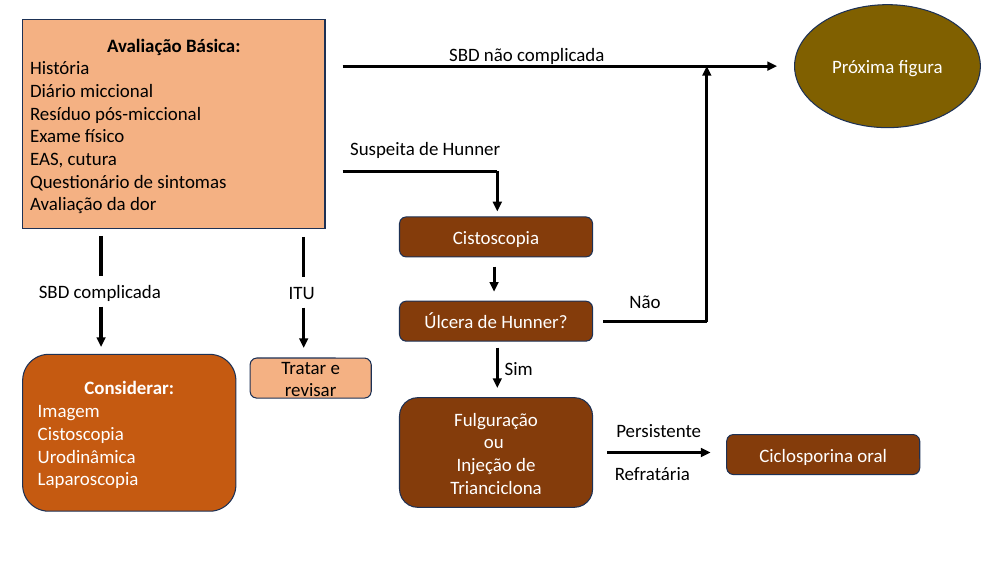
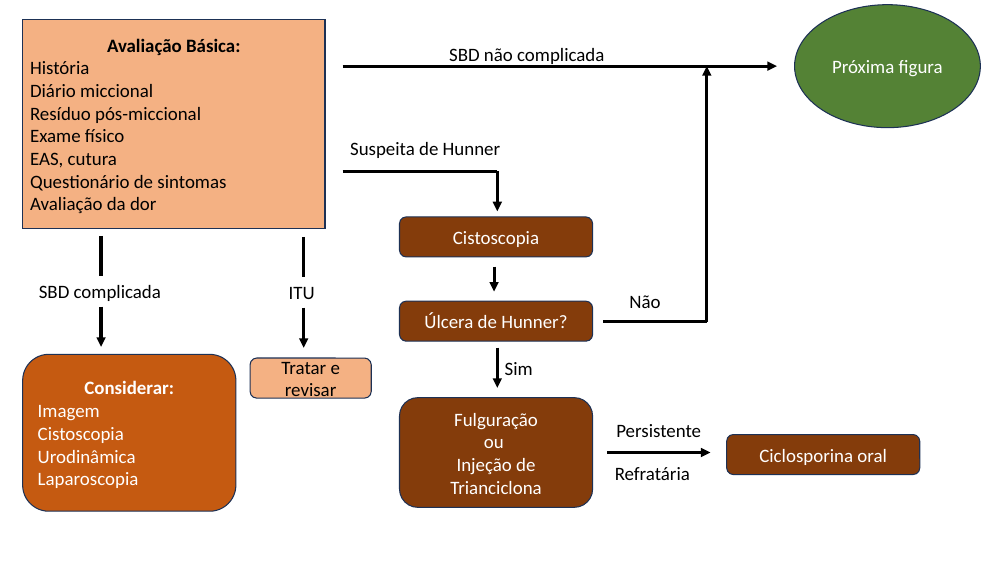
Before and after one commit to rsouzaj/uroginecologia, a slide deck: slide 1 of Figuras/SBD.pptx. Drawn at 1008x567 pixels with LibreOffice and Linux fonts; fonts in the diff are those of the drawing. Boxes give left, top, right and bottom in pixels: in the first picture for what was removed or moved away, otherwise in the second. Text is boxed around its words. In the diff, an @@ line names an element or a change of style, - is before the commit and + after.

```diff
--- a/Figuras/SBD.pptx
+++ b/Figuras/SBD.pptx
@@ ellipse "Próxima figura" at [795, 5, 981, 128]: fill #806000 to #548235 @@
```
Also in this commit, not shown: 1 other slide changed, 2 other files.
